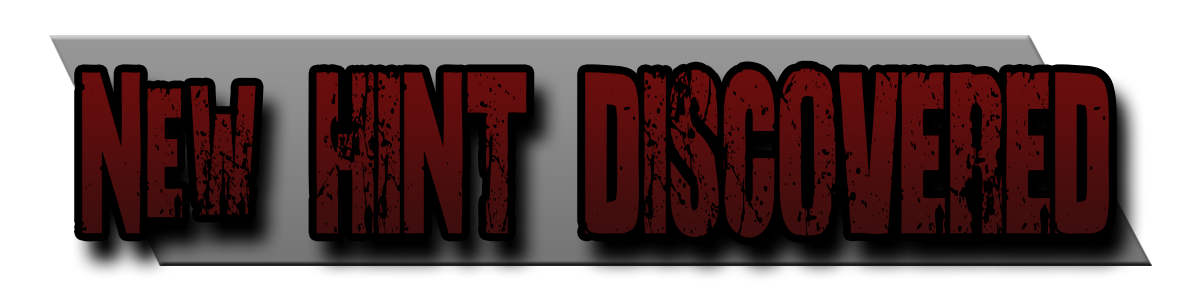
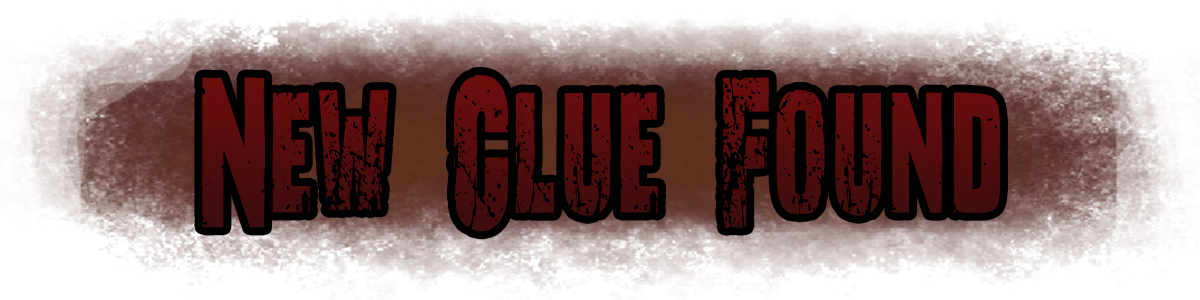
Two versions of the same layered image (1200 × 300). Layer-by-layer changes:
renamed "New HINT DISCOVERED" to "New Clue Found", painted on it over box(82, 68, 1109, 238)
added layer "Layer 3" above "Layer 1" over box(0, 6, 1200, 300)
hid "Layer 1" over box(49, 35, 1152, 266)
